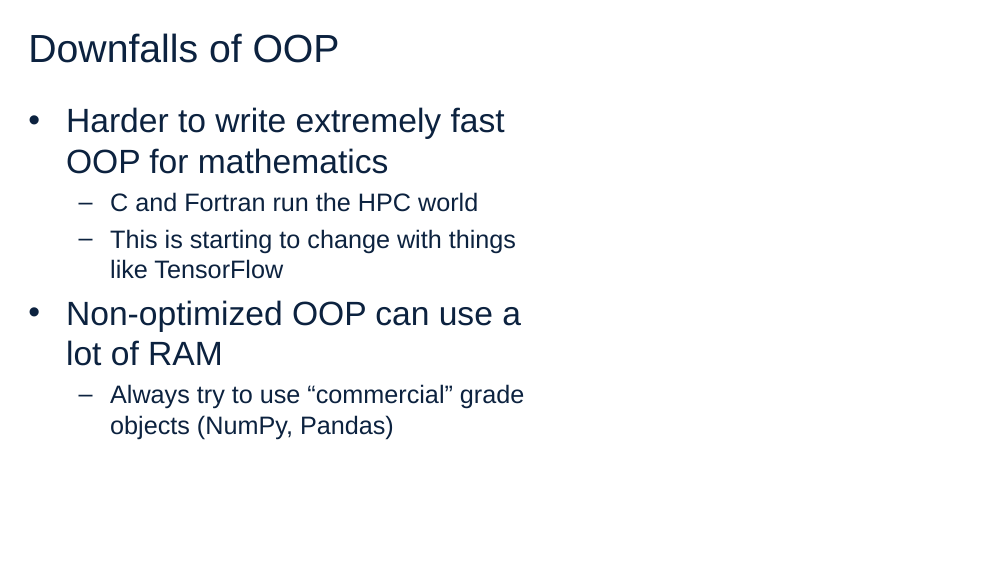
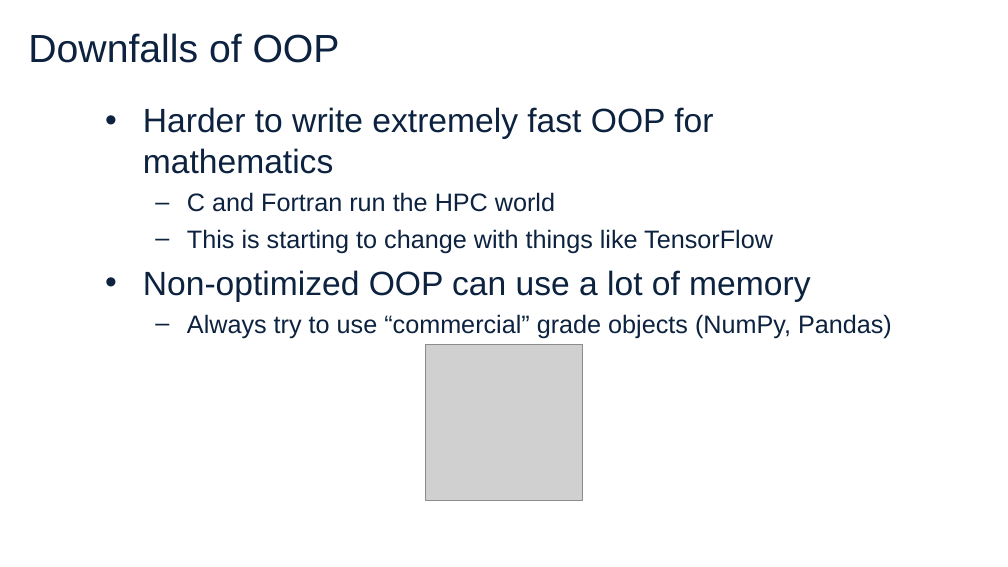
Before and after one commit to celmore25/OOP_in_Python, a slide deck: slide 8 of Object Oriented Python.ppt. Drawn at 1008x567 pixels with LibreOffice and Linux fonts; fonts in the diff are those of the drawing; grey boxes stand for pictures; background and template pictures are left out. Boxes give left, top, right and bottom in pixels: in the first picture for what was removed or moved away, otherwise in the second. Text is boxed around its words. In the diff, an @@ line names an element or a change of style, - is before the commit and + after.

```diff
--- a/Object Oriented Python.ppt
+++ b/Object Oriented Python.ppt
@@ text "Harder to write extremely fast ...": place and size @@
-text "Harder to write extremely fast ..." at (66, 107, 524, 439)
+text "Harder to write extremely fast ..." at (143, 107, 892, 338)
@@ text at (143, 270, 810, 301): text changed @@
-• Non-optimized OOP can use a lot of RAM
+• Non-optimized OOP can use a lot of memory
@@ picture added at (425, 344, 583, 501) @@
```
Also in this commit, not shown: 3 other slides changed, 3 other files.
